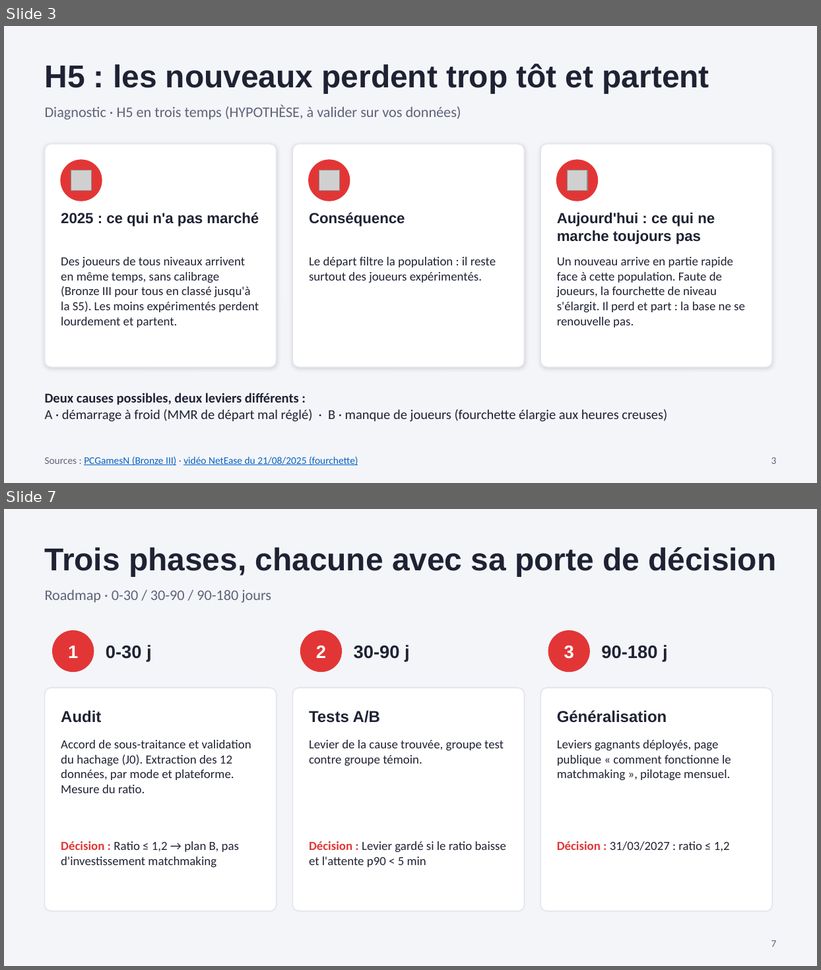
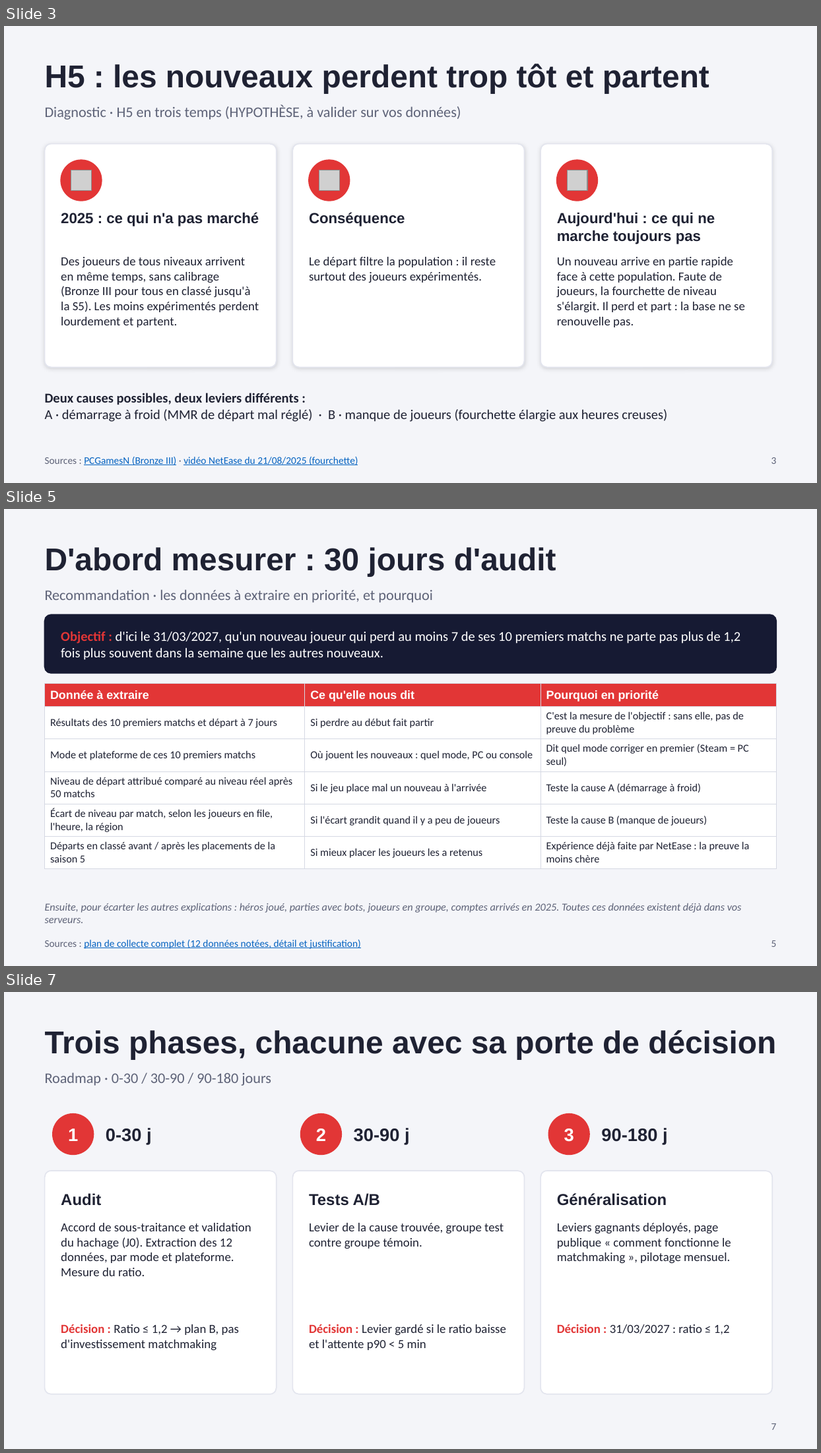
Before and after one commit to noeantoniov1-crypto/SOCIO, a slide deck: docs/presentation/pitch_marvel_rivals_netease.pptx. Shown one above the other, each under a label of ours: slides 3 and 7 before the commit, slides 3, 5 and 7 after it; the slides between them are not shown. The pictures are 821x970 and 821x1453 pixels, drawn with LibreOffice and Linux fonts; fonts in the diff are those of the drawing; grey boxes stand for pictures. Boxes give left, top, right and bottom in pixels: in the first picture for what was removed or moved away, otherwise in the second. Text is boxed around its words. In the diff, an @@ line names an element or a change of style, - is before the commit and + after.

```diff
--- a/docs/presentation/pitch_marvel_rivals_netease.pptx
+++ b/docs/presentation/pitch_marvel_rivals_netease.pptx
@@ slide 5 added at box(4, 509, 817, 966), background #F4F5F9 @@
@@ text added at box(45, 547, 556, 576), 28 pt, text #1F2233, bold @@
+D'abord mesurer : 30 jours d'audit
@@ text added at box(45, 590, 433, 603), 13 pt, text #5E6378 @@
+Recommandation · les données à extraire en priorité, et pourquoi
@@ rounded rectangle added at box(45, 615, 776, 673), fill #161A33, outline #161A33 1 pt @@
@@ text added at box(61, 631, 741, 660), 12 pt, text #FFFFFF @@
+Objectif : d'ici le 31/03/2027, qu'un nouveau joueur qui perd au moins 7 de ses 10 premiers matchs ne parte pas plus de 1,2 fois plus souvent dans la semaine que les autres nouveaux.
@@ table added at box(45, 684, 776, 865), 6 rows, 3 columns @@
+Donnée à extraire | Ce qu'elle nous dit | Pourquoi en priorité
+Résultats des 10 premiers matchs et départ à 7 jours | Si perdre au début fait partir | C'est la mesure de l'objectif : sans elle, pas de preuve du problème
+Mode et plateforme de ces 10 premiers matchs | Où jouent les nouveaux : quel mode, PC ou console | Dit quel mode corriger en premier (Steam = PC seul)
+Niveau de départ attribué comparé au niveau réel après 50 matchs | Si le jeu place mal un nouveau à l'arrivée | Teste la cause A (démarrage à froid)
+Écart de niveau par match, selon les joueurs en file, l'heure, la région | Si l'écart grandit quand il y a peu de joueurs | Teste la cause B (manque de joueurs)
+Départs en classé avant / après les placements de la saison 5 | Si mieux placer les joueurs les a retenus | Expérience déjà faite par NetEase : la preuve la moins chère
@@ text added at box(45, 903, 742, 923), 9.5 pt, text #5E6378, italic @@
+Ensuite, pour écarter les autres explications : héros joué, parties avec bots, joueurs en groupe, comptes arrivés en 2025. Toutes ces données existent déjà dans vos serveurs.
@@ text added at box(45, 940, 361, 949), 9 pt, text #0563C1, underline @@
+Sources : plan de collecte complet (12 données notées, détail et justification)
@@ text added at box(772, 941, 777, 947), 9 pt, text #5E6378 @@
+5
```
Also in this commit, not shown: 4 slides changed, 2 slides removed, 2 other files.
